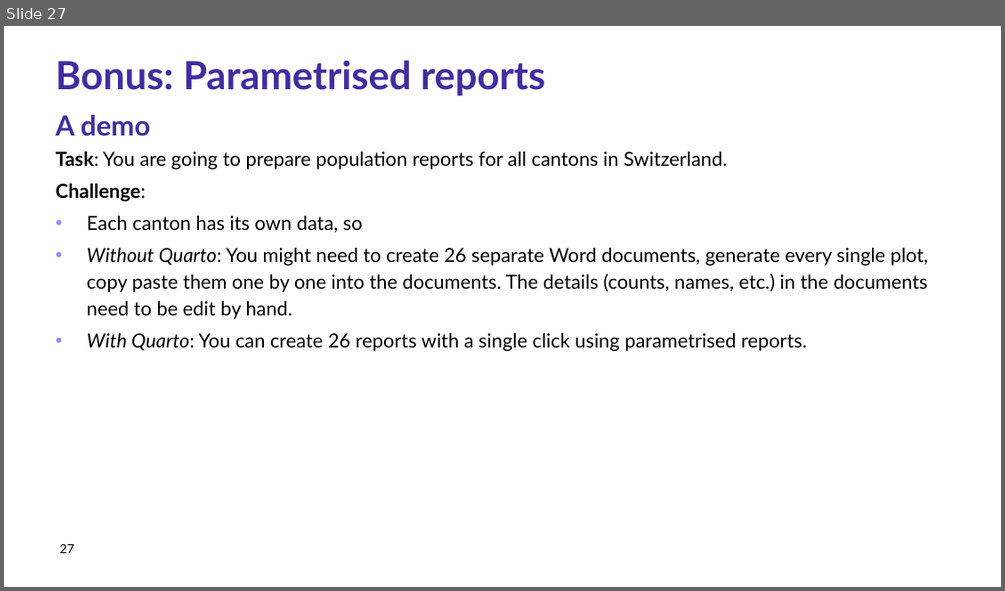
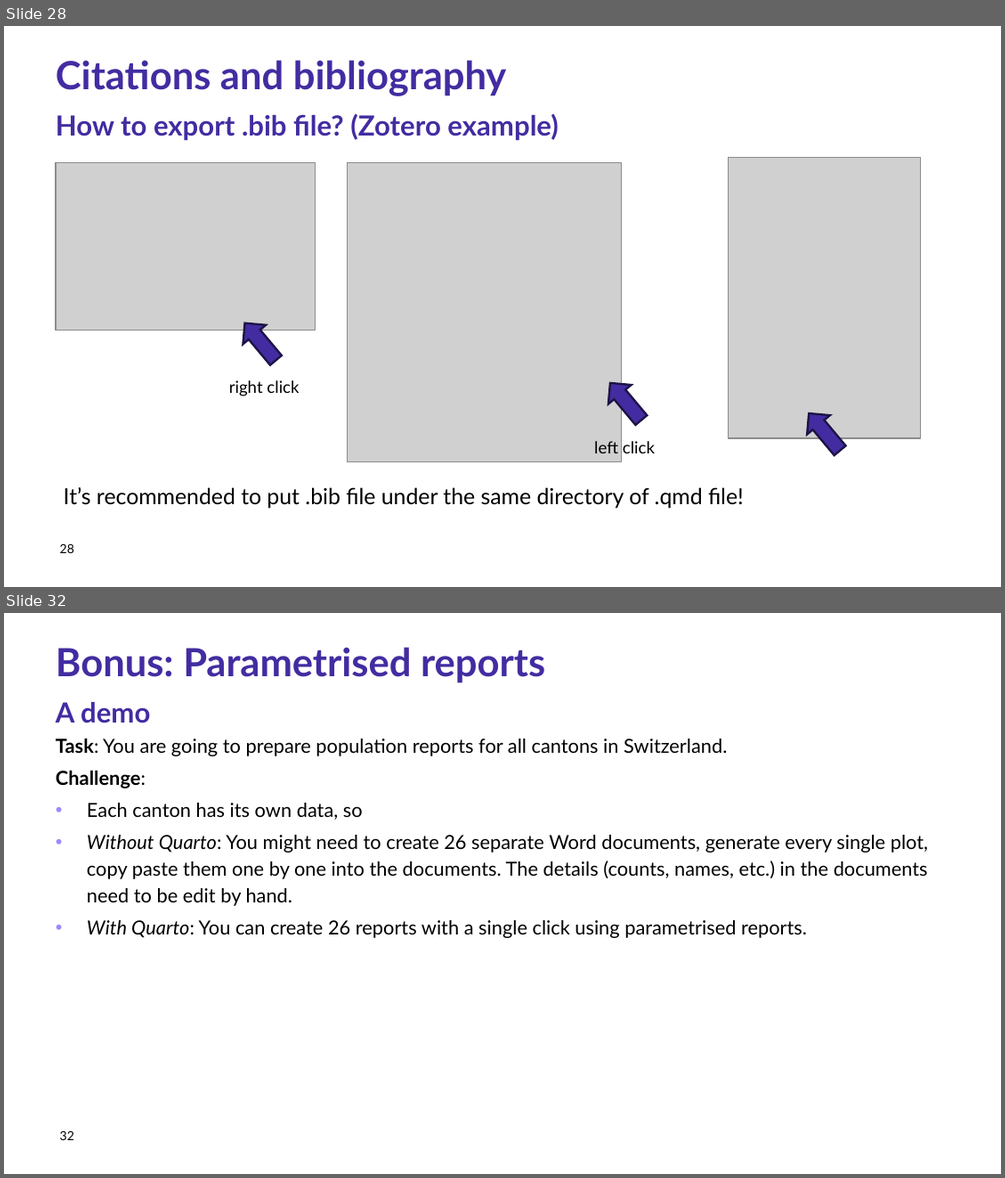
Before and after one commit to Research-IT-Swiss-TPH/quarto-workshop-2026, a slide deck: slides/lecture.pptx. Shown one above the other, each under a label of ours: slide 27 before the commit, slides 28 and 32 after it; the slides between them are not shown. The pictures are 1005x591 and 1005x1178 pixels, drawn with LibreOffice and Linux fonts; fonts in the diff are those of the drawing; grey boxes stand for pictures; background and template pictures are left out. Boxes give left, top, right and bottom in pixels: in the first picture for what was removed or moved away, otherwise in the second. Text is boxed around its words. In the diff, an @@ line names an element or a change of style, - is before the commit and + after.

```diff
--- a/slides/lecture.pptx
+++ b/slides/lecture.pptx
@@ slide 28 added at box(4, 26, 1001, 587), background #FFFFFF @@
@@ title added at box(56, 60, 507, 96), 28 pt, text #432CA1, bold @@
+Citations and bibliography
@@ text added at box(56, 114, 558, 141), 20 pt, text #432CA1, bold @@
+How to export .bib file? (Zotero example)
@@ picture added at box(728, 158, 920, 439) @@
@@ picture added at box(56, 162, 316, 330) @@
@@ picture added at box(347, 162, 621, 461) @@
@@ right arrow added at box(234, 313, 288, 370), fill #432CA1, outline #1D1347 1.5 pt @@
@@ text added at box(229, 380, 299, 396), 12 pt, text #000000 @@
+right click
@@ right arrow added at box(599, 373, 653, 430), fill #432CA1, outline #1D1347 1.5 pt @@
@@ right arrow added at box(798, 403, 852, 460), fill #432CA1, outline #1D1347 1.5 pt @@
@@ text added at box(594, 441, 655, 453), 12 pt, text #000000 @@
+left click
@@ text added at box(64, 487, 744, 508), 16 pt, text #000000 @@
+It’s recommended to put .bib file under the same directory of .qmd file!
@@ page number added at box(60, 544, 74, 553), 9 pt, text #000000 @@
+28
@@ what was slide 27 is now slide 32 @@
@@ page number at box(60, 1131, 74, 1140): text changed @@
-27
+32
```
Also in this commit, not shown: 3 slides changed, 4 other slides added.
